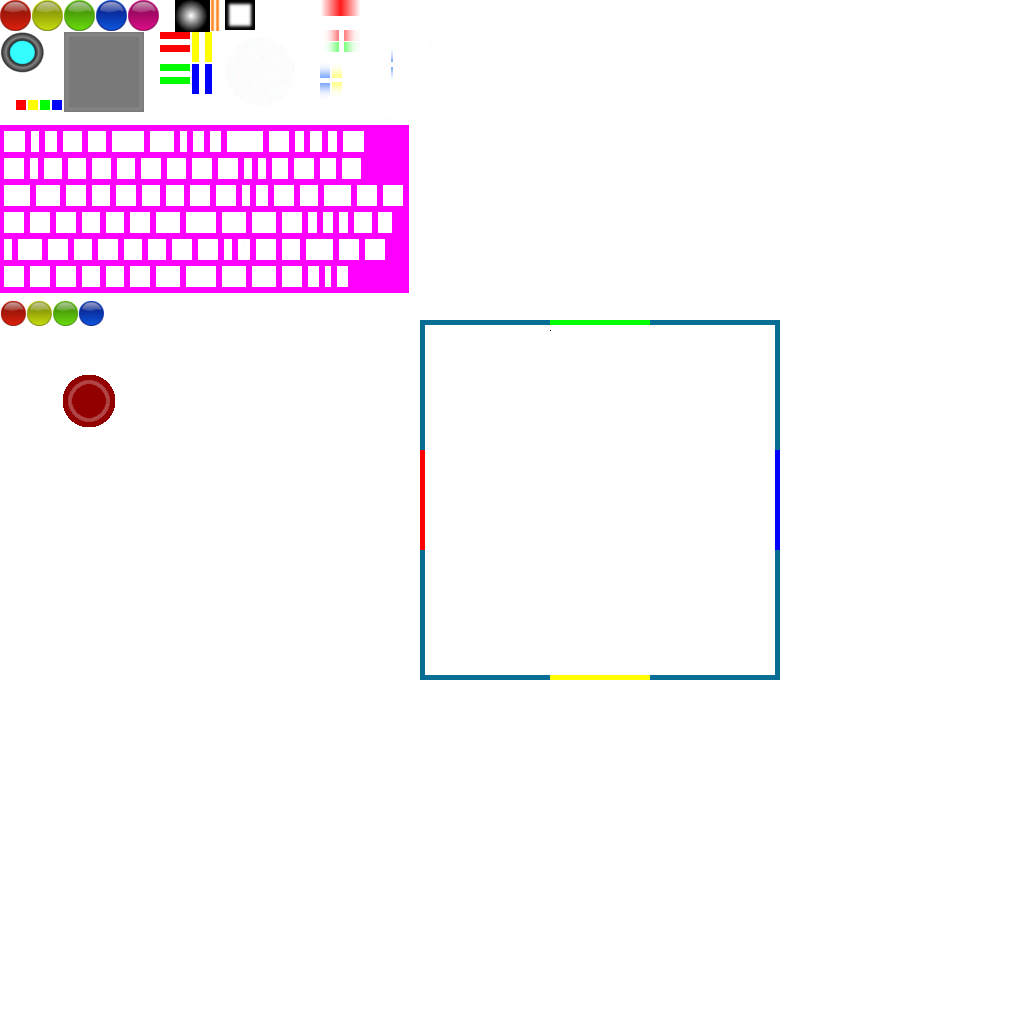
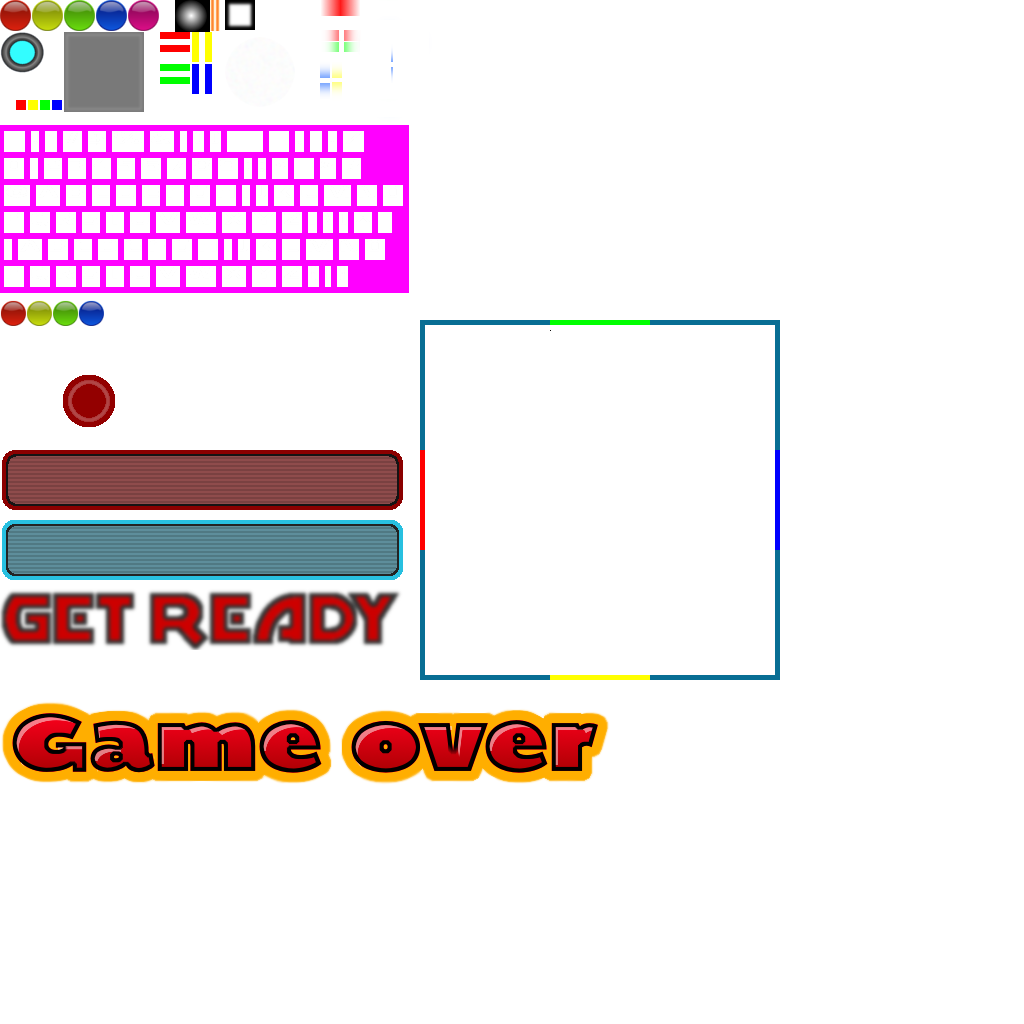
Comparing the layer stacks of the two w=1024, h=1024 images. Changes:
painted on "Ebene #13" over [0, 450, 610, 785]
